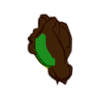
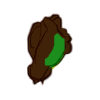
Before/after of a 100 x 100 layered artwork. What changed in the layer stack:
painted on "Capa 11" over <box>28,16,72,83</box>
painted on "Capa 10" over <box>27,16,73,84</box>
painted on "Capa 9" over <box>29,16,71,84</box>
painted on "Capa 8" over <box>27,14,73,86</box>
painted on "Capa 4" over <box>28,16,72,83</box>
painted on "Capa 5" over <box>27,15,73,84</box>
painted on "Capa 6" over <box>29,13,71,86</box>
painted on "Capa 7" over <box>26,13,73,86</box>
